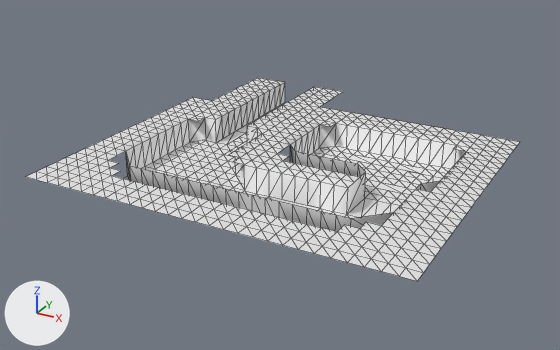
One commit to the OBJ model Ods217/Assets/Level_Data/lvl_PirateShip/Meshes/lvl2_PirateSideArea.obj: the scene before it, then after it.
Camera for both pictures: a 50 mm camera at (32.6, -54.1, 23.4) aimed at (6.4, -6.5, -0.4). Lighting does not change. The marker at lower left points along +X, +Y and +Z. Mesh edges are drawn as thin lines. Where no turn or scale is listed for an object, it has been applied to the vertices. Vertices at the same position are counted once.
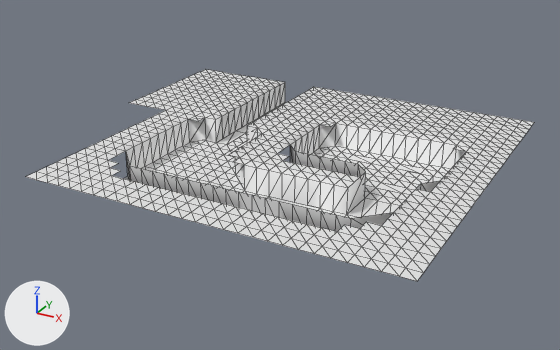
The change, as a diff of the scene's bpy script:
```diff
--- a/Ods217/Assets/Level_Data/lvl_PirateShip/Meshes/lvl2_PirateSideArea.obj.py
+++ b/Ods217/Assets/Level_Data/lvl_PirateShip/Meshes/lvl2_PirateSideArea.obj.py
@@ me_default @@
 # used by ob_default; location = (0.0, 0.0, 0.0)
-me_default.from_pydata(...)  # 828 vertices, 1388 faces; spans x -6.0..22.0, y -20.0..8.0, z 0.0..2.0
+me_default.from_pydata(...)  # 981 vertices, 1686 faces; spans x -10.0..22.0, y -20.0..8.0, z 0.0..2.0
+# me_default part 1
+# 13 vertices are added at x -10.0..22.0, y -4.0..8.0, z 2.0
+# 30 new vertices lie (-1.0, 1.0, 0.0) away from vertices in x -6.0..22.0, y -4.0..7.0, z 2.0
+# 28 new vertices lie (-1.0, 1.0, 0.0) away from vertices in x -7.0..21.0, y -3.0..7.0, z 2.0
+# 26 new vertices lie (-1.0, 1.0, 0.0) away from vertices in x -8.0..20.0, y -2.0..7.0, z 2.0
+# 24 new vertices lie (-1.0, 1.0, 0.0) away from vertices in x -9.0..19.0, y -1.0..7.0, z 2.0
+# 19 new vertices lie (0.0, 1.0, 0.0) away from vertices in x -10.0..22.0, y 3.0..7.0, z 2.0
+# 7 new vertices lie (-1.0, 0.0, 0.0) away from vertices in x -9.0..-6.0, y -4.0..8.0, z 2.0
+# 6 new vertices lie (-1.0, 0.0, 0.0) away from vertices in x -9.0..-7.0, y -4.0..8.0, z 2.0
+# 298 new faces join them
```

Location of each change, (x1, y1, x2, y2) in pixels of the pictures (560 x 350 px):
'Default', reshaped: before (26, 78, 519, 281); after (26, 70, 534, 281)
part 1 of me_default, added: after (130, 70, 534, 142)
